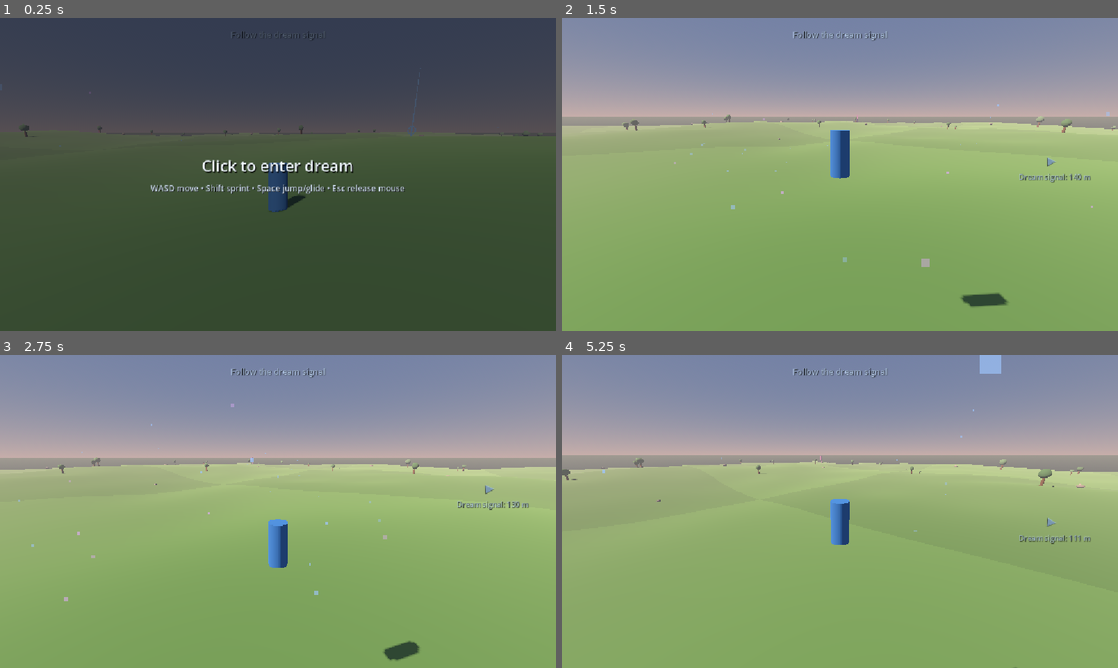
Above: before the commit, frames 1-4 (two rows, left to right).
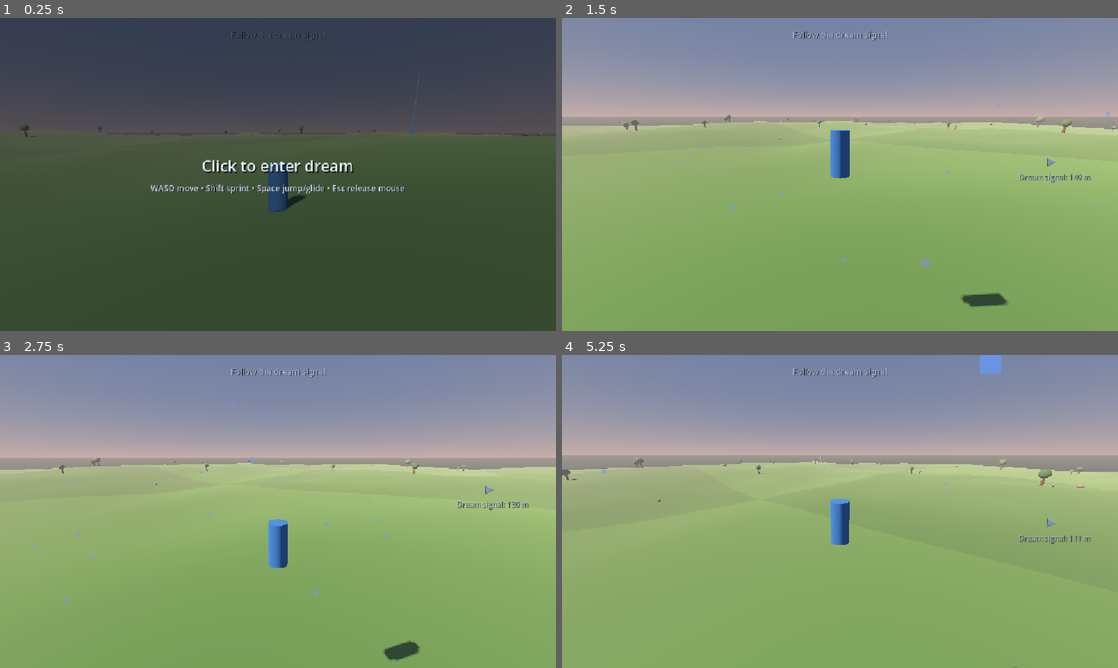
Above: after the commit, the same moments.

Repository: nimanimanima-rgb/DreamRunner
Game: Godot game, scene res://scenes/Game.tscn
Same seed, same stepped clock (60 frames per second), same inputs: the game is played once before the commit and once after it.
Inputs (mouse positions are in pixels of both pictures, inside the frame that each line leads up to):
- Up to frame 1 (0.25 s): no input
- Up to frame 2 (1.5 s): tap Enter at 0.5 s; move the mouse to (962, 158) at 0.52 s; hold D (move_right) 0.53-1.28 s; hold Shift (sprint) 0.53-1.28 s; click (962, 158) at 0.67 s; tap Space (jump) at 0.77 s; move the mouse to (812, 174) at 1.27 s; hold W (move_forward) from 1.28 s (still down); tap Shift (sprint) at 1.35 s
- Up to frame 3 (2.75 s): keep holding W (move_forward); tap Space (jump) at 1.52 s; move the mouse to (289, 505) at 2.02 s; hold Shift (sprint) from 2.03 s (still down)
- Up to frame 4 (5.25 s): keep holding W (move_forward); move the mouse to (834, 517) at 2.77 s; release Shift (sprint) at 2.78 s; tap Shift (sprint) at 2.85, 4.35 s; click (834, 517) at 2.92 s; tap Space (jump) at 3.02, 3.77, 4.52 s; move the mouse to (878, 514) at 3.52 s; hold Shift (sprint) 3.53-4.28 s; move the mouse to (795, 508) at 4.27 s; move the mouse to (845, 511) at 5.02 s; hold Shift (sprint) from 5.03 s (still down); click (845, 511) at 5.17 s

The runs differ from the first frame. In frame 2, less than 0.1% of the frame differs, in the area x 20-99%, y 27-80%; in frame 3, less than 0.1%; in frame 4, 0.2%, in the area x 7-79%, y 0-45%.

Commit message:
Add atmosphere mood states

Diff:
--- a/scenes/Game.tscn
+++ b/scenes/Game.tscn
@@ -86,6 +86,8 @@
 [node name="DreamAtmosphere" type="MultiMeshInstance3D" parent="."]
 script = ExtResource("5_atmosphere")
 player_path = NodePath("../Player")
+world_environment_path = NodePath("../WorldEnvironment")
+directional_light_path = NodePath("../DirectionalLight3D")
 
 [node name="DreamDestinationManager" type="Node3D" parent="."]
 script = ExtResource("6_destination")
--- a/scripts/debug_hud.gd
+++ b/scripts/debug_hud.gd
@@ -45,6 +45,7 @@
 		)
 		if atmosphere != null:
 			terrain_text += "\nDream motes: %d" % atmosphere.call("get_active_mote_count")
+			terrain_text += "\nMood: %s" % atmosphere.call("get_current_mood_name")
 		if destination_manager != null:
 			var destination_distance: float = float(
 				destination_manager.call("get_destination_distance")
--- a/scripts/dream_atmosphere.gd
+++ b/scripts/dream_atmosphere.gd
@@ -1,23 +1,53 @@
 extends MultiMeshInstance3D
 
+class MoodState:
+	var name: String
+	var sky_top: Color
+	var sky_horizon: Color
+	var ground_bottom: Color
+	var ground_horizon: Color
+	var fog_color: Color
+	var fog_density: float
+	var ambient_color: Color
+	var ambient_energy: float
+	var light_color: Color
+	var light_energy: float
+	var mote_color: Color
+	var mote_energy: float
+
+
 @export var player_path: NodePath
+@export var world_environment_path: NodePath
+@export var directional_light_path: NodePath
 @export_range(8, 128, 1) var particle_count: int = 48
 @export_range(8.0, 80.0, 1.0) var spawn_radius: float = 34.0
 @export_range(0.05, 2.0, 0.05) var drift_speed: float = 0.35
 @export_range(2.0, 30.0, 1.0) var vertical_range: float = 14.0
+@export_range(1.0, 30.0, 0.5) var mood_transition_seconds: float = 8.0
 
 @onready var player: CharacterBody3D = get_node(player_path)
+@onready var world_environment_node: WorldEnvironment = get_node(world_environment_path)
+@onready var directional_light: DirectionalLight3D = get_node(directional_light_path)
 
 var random := RandomNumberGenerator.new()
 var mote_positions: Array[Vector3] = []
 var mote_directions: Array[Vector3] = []
 var mote_phases: PackedFloat32Array = []
 var previous_player_position := Vector3.ZERO
+var mood_states: Array[MoodState] = []
+var current_mood_index: int = 0
+var world_environment: Environment
+var sky_material: ProceduralSkyMaterial
+var mote_material: StandardMaterial3D
 
 
 func _ready() -> void:
 	random.seed = 7717
+	world_environment = world_environment_node.environment
+	sky_material = world_environment.sky.sky_material as ProceduralSkyMaterial
+	create_mood_states()
 	create_mote_multimesh()
+	apply_mood_immediately(mood_states[current_mood_index])
 	previous_player_position = player.global_position
 	global_position = previous_player_position
 
@@ -29,6 +59,8 @@
 
 
 func _process(delta: float) -> void:
+	update_mood_transition(delta)
+
 	var player_position := player.global_position
 	var player_movement := player_position - previous_player_position
 	global_position = player_position
@@ -50,7 +82,7 @@
 
 
 func create_mote_multimesh() -> void:
-	var mote_material := StandardMaterial3D.new()
+	mote_material = StandardMaterial3D.new()
 	mote_material.transparency = BaseMaterial3D.TRANSPARENCY_ALPHA
 	mote_material.shading_mode = BaseMaterial3D.SHADING_MODE_UNSHADED
 	mote_material.billboard_mode = BaseMaterial3D.BILLBOARD_ENABLED
@@ -114,3 +146,149 @@
 
 func get_active_mote_count() -> int:
 	return particle_count
+
+
+func _unhandled_input(event: InputEvent) -> void:
+	if event is InputEventKey and event.pressed and not event.echo and event.keycode == KEY_F4:
+		current_mood_index = (current_mood_index + 1) % mood_states.size()
+		get_viewport().set_input_as_handled()
+
+
+func create_mood_states() -> void:
+	mood_states = [
+		create_mood(
+			"Pale Dawn",
+			Color(0.24, 0.42, 0.66), Color(0.84, 0.72, 0.69),
+			Color(0.16, 0.2, 0.23), Color(0.62, 0.61, 0.55),
+			Color(0.76, 0.71, 0.72), 0.0018,
+			Color(0.66, 0.72, 0.82), 0.55,
+			Color(1.0, 0.82, 0.68), 1.15,
+			Color(0.62, 0.78, 1.0), 1.25
+		),
+		create_mood(
+			"Cold Overcast",
+			Color(0.16, 0.21, 0.28), Color(0.5, 0.53, 0.56),
+			Color(0.13, 0.16, 0.18), Color(0.4, 0.43, 0.43),
+			Color(0.5, 0.53, 0.56), 0.003,
+			Color(0.5, 0.56, 0.62), 0.48,
+			Color(0.72, 0.78, 0.84), 0.8,
+			Color(0.58, 0.68, 0.78), 0.75
+		),
+		create_mood(
+			"Golden Dissolve",
+			Color(0.29, 0.39, 0.53), Color(0.88, 0.67, 0.49),
+			Color(0.19, 0.18, 0.17), Color(0.57, 0.49, 0.4),
+			Color(0.78, 0.63, 0.5), 0.0021,
+			Color(0.74, 0.67, 0.58), 0.62,
+			Color(1.0, 0.73, 0.46), 1.25,
+			Color(0.9, 0.74, 0.49), 1.3
+		),
+		create_mood(
+			"Blue Liminal Night",
+			Color(0.035, 0.055, 0.11), Color(0.16, 0.2, 0.29),
+			Color(0.025, 0.035, 0.06), Color(0.11, 0.14, 0.2),
+			Color(0.12, 0.16, 0.24), 0.0026,
+			Color(0.18, 0.24, 0.36), 0.38,
+			Color(0.38, 0.5, 0.72), 0.55,
+			Color(0.5, 0.68, 1.0), 0.95
+		),
+		create_mood(
+			"Dust Haze Afternoon",
+			Color(0.42, 0.46, 0.49), Color(0.77, 0.65, 0.54),
+			Color(0.25, 0.23, 0.21), Color(0.53, 0.47, 0.4),
+			Color(0.68, 0.59, 0.5), 0.0032,
+			Color(0.69, 0.63, 0.56), 0.58,
+			Color(0.92, 0.76, 0.58), 1.0,
+			Color(0.78, 0.68, 0.58), 0.65
+		),
+	]
+
+
+func create_mood(
+	mood_name: String,
+	sky_top: Color,
+	sky_horizon: Color,
+	ground_bottom: Color,
+	ground_horizon: Color,
+	fog_color: Color,
+	fog_density: float,
+	ambient_color: Color,
+	ambient_energy: float,
+	light_color: Color,
+	light_energy: float,
+	mote_color: Color,
+	mote_energy: float
+) -> MoodState:
+	var mood := MoodState.new()
+	mood.name = mood_name
+	mood.sky_top = sky_top
+	mood.sky_horizon = sky_horizon
+	mood.ground_bottom = ground_bottom
+	mood.ground_horizon = ground_horizon
+	mood.fog_color = fog_color
+	mood.fog_density = fog_density
+	mood.ambient_color = ambient_color
+	mood.ambient_energy = ambient_energy
+	mood.light_color = light_color
+	mood.light_energy = light_energy
+	mood.mote_color = mote_color
+	mood.mote_energy = mote_energy
+	return mood
+
+
+func apply_mood_immediately(mood: MoodState) -> void:
+	sky_material.sky_top_color = mood.sky_top
+	sky_material.sky_horizon_color = mood.sky_horizon
+	sky_material.ground_bottom_color = mood.ground_bottom
+	sky_material.ground_horizon_color = mood.ground_horizon
+	world_environment.fog_light_color = mood.fog_color
+	world_environment.fog_density = mood.fog_density
+	world_environment.ambient_light_color = mood.ambient_color
+	world_environment.ambient_light_energy = mood.ambient_energy
+	directional_light.light_color = mood.light_color
+	directional_light.light_energy = mood.light_energy
+	mote_material.albedo_color = mood.mote_color
+	mote_material.emission = mood.mote_color
+	mote_material.emission_energy_multiplier = mood.mote_energy
+
+
+func update_mood_transition(delta: float) -> void:
+	var target: MoodState = mood_states[current_mood_index]
+	var weight: float = 1.0 - exp(-4.6 * delta / mood_transition_seconds)
+	sky_material.sky_top_color = sky_material.sky_top_color.lerp(target.sky_top, weight)
+	sky_material.sky_horizon_color = sky_material.sky_horizon_color.lerp(
+		target.sky_horizon, weight
+	)
+	sky_material.ground_bottom_color = sky_material.ground_bottom_color.lerp(
+		target.ground_bottom, weight
+	)
+	sky_material.ground_horizon_color = sky_material.ground_horizon_color.lerp(
+		target.ground_horizon, weight
+	)
+	world_environment.fog_light_color = world_environment.fog_light_color.lerp(
+		target.fog_color, weight
+	)
+	world_environment.fog_density = lerpf(
+		world_environment.fog_density, target.fog_density, weight
+	)
+	world_environment.ambient_light_color = world_environment.ambient_light_color.lerp(
+		target.ambient_color, weight
+	)
+	world_environment.ambient_light_energy = lerpf(
+		world_environment.ambient_light_energy, target.ambient_energy, weight
+	)
+	directional_light.light_color = directional_light.light_color.lerp(
+		target.light_color, weight
+	)
+	directional_light.light_energy = lerpf(
+		directional_light.light_energy, target.light_energy, weight
+	)
+	mote_material.albedo_color = mote_material.albedo_color.lerp(target.mote_color, weight)
+	mote_material.emission = mote_material.emission.lerp(target.mote_color, weight)
+	mote_material.emission_energy_multiplier = lerpf(
+		mote_material.emission_energy_multiplier, target.mote_energy, weight
+	)
+
+
+func get_current_mood_name() -> String:
+	return mood_states[current_mood_index].name
Not shown, changed: CURRENT_STATE.md
Not shown, changed: ROADMAP.md
